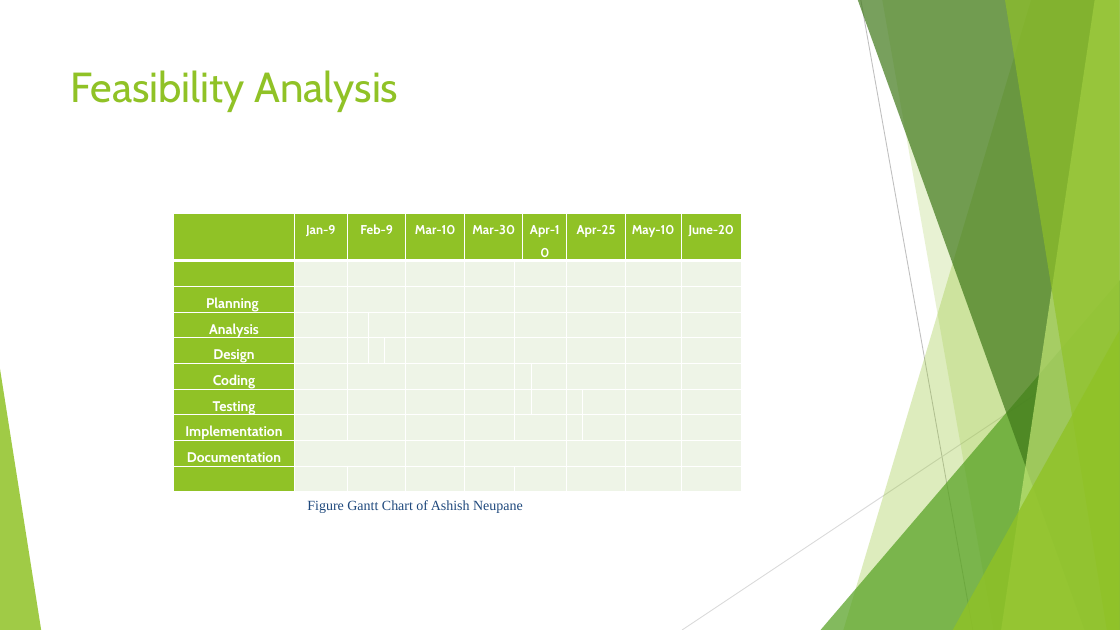
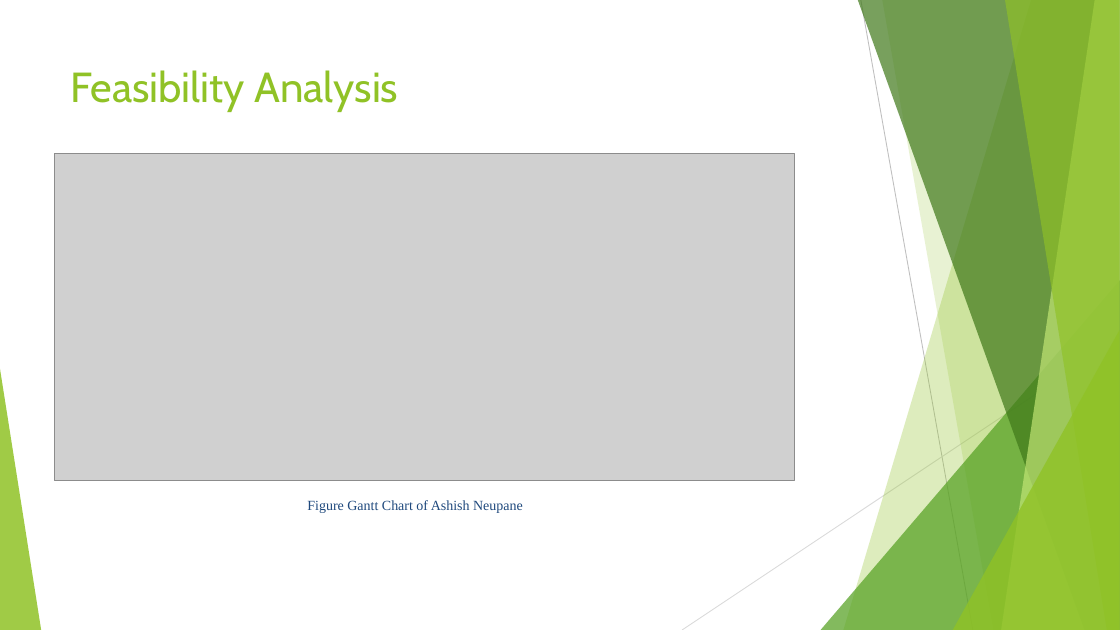
Before and after one commit to Unicodist/Mmc-Backend, a slide deck: slide 11 of Mmc.Documentation/Eight semester Presentation1.pptx. Drawn at 1120x630 pixels with LibreOffice and Linux fonts; fonts in the diff are those of the drawing; grey boxes stand for pictures. Boxes give left, top, right and bottom in pixels: in the first picture for what was removed or moved away, otherwise in the second. Text is boxed around its words. In the diff, an @@ line names an element or a change of style, - is before the commit and + after.

```diff
--- a/Mmc.Documentation/Eight semester Presentation1.pptx
+++ b/Mmc.Documentation/Eight semester Presentation1.pptx
@@ picture added at (55,154,795,481) @@
@@ table removed at (174,214,739,466), 10 rows, 14 columns @@
- | Jan-9 | Feb-9 |  |  | Mar-10 | Mar-30 |  | Apr-10 |  | Apr-25 |  | May-10 | June-20
- |  |  |  |  |  |  |  |  |  |  |  |  | 
-Planning |  |  |  |  |  |  |  |  |  |  |  |  | 
-Analysis |  |  |  |  |  |  |  |  |  |  |  |  | 
-Design |  |  |  |  |  |  |  |  |  |  |  |  | 
-Coding |  |  |  |  |  |  |  |  |  |  |  |  | 
-Testing |  |  |  |  |  |  |  |  |  |  |  |  | 
-Implementation |  |  |  |  |  |  |  |  |  |  |  |  | 
-Documentation |  |  |  |  |  |  |  |  |  |  |  |  | 
- |  |  |  |  |  |  |  |  |  |  |  |  | 
```
Also in this commit, not shown: 1 other slide changed, 2 other files.
